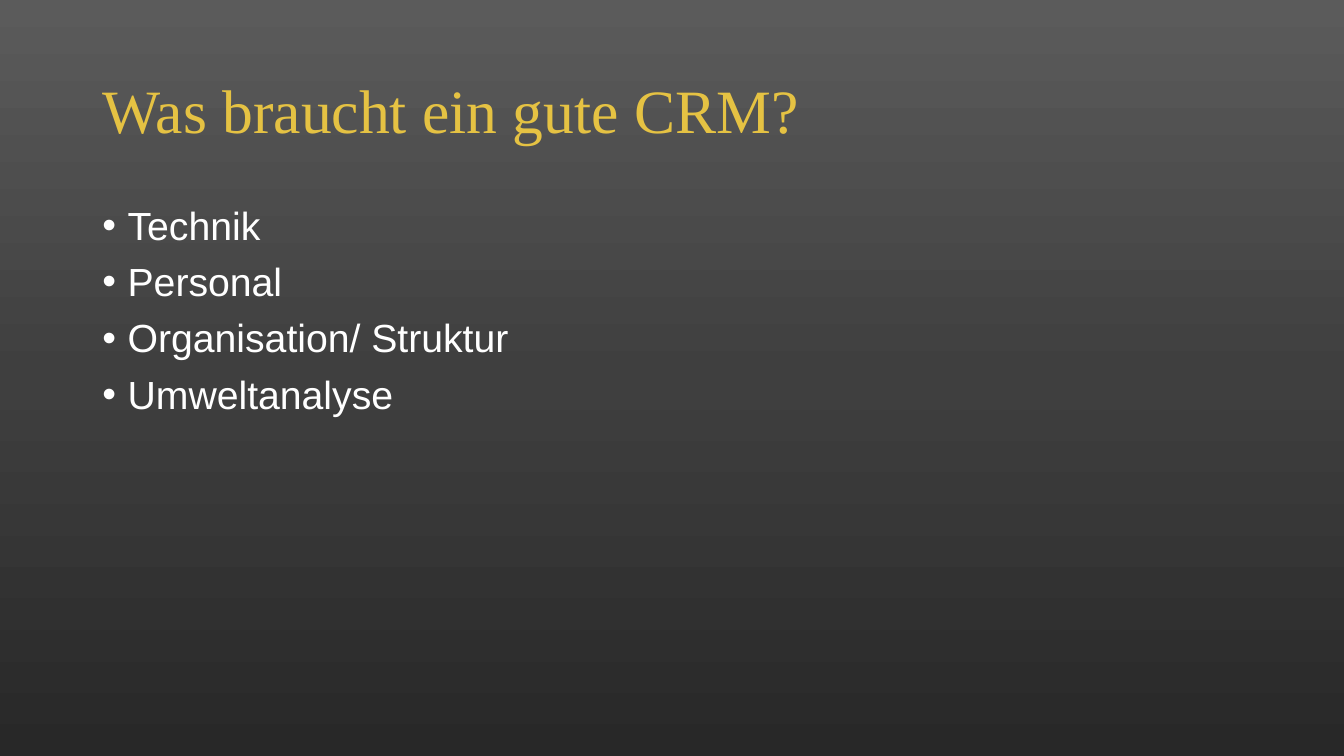
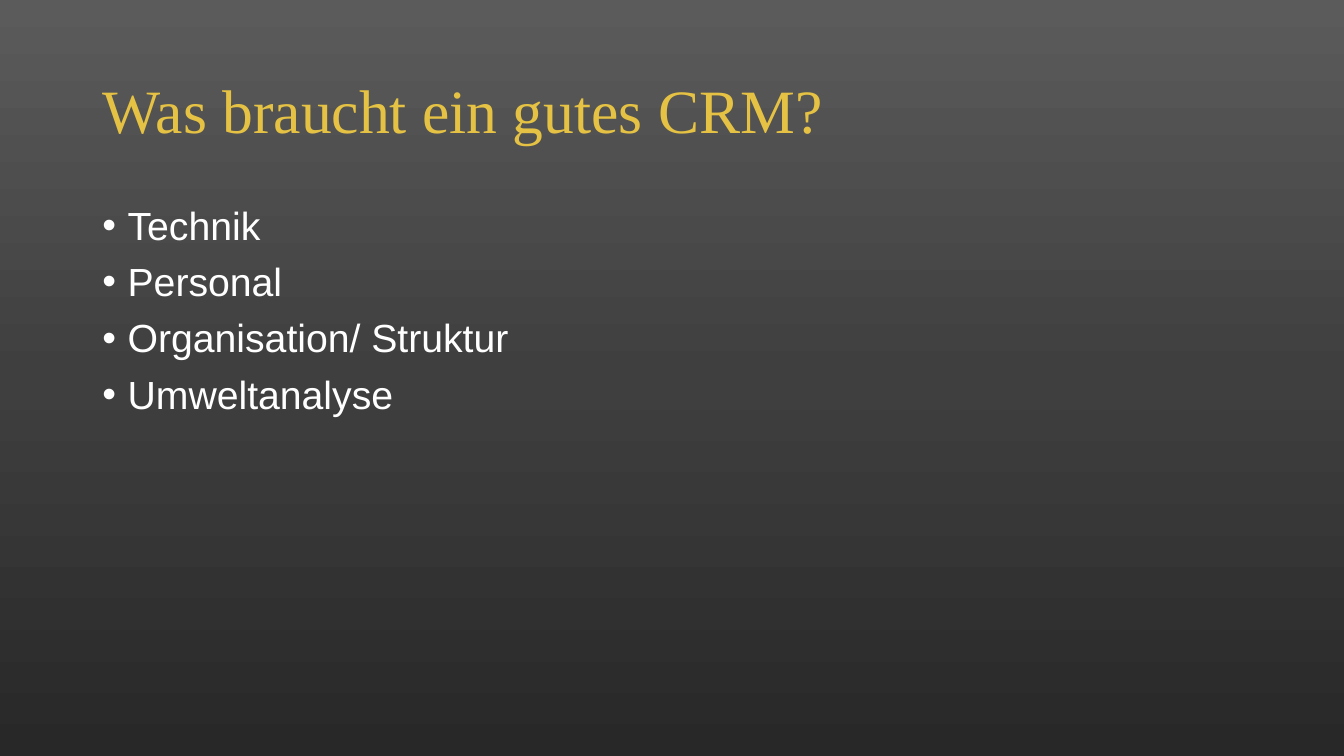
Before and after one commit to alicapr/CRM, a slide deck: slide 10 of CRM.pptx. Drawn at 1344x756 pixels with LibreOffice and Linux fonts; fonts in the diff are those of the drawing. Boxes give left, top, right and bottom in pixels: in the first picture for what was removed or moved away, otherwise in the second. Text is boxed around its words. In the diff, an @@ line names an element or a change of style, - is before the commit and + after.

```diff
--- a/CRM.pptx
+++ b/CRM.pptx
@@ title at <box>102,90,822,144</box>: text changed @@
-Was braucht ein gute CRM?
+Was braucht ein gutes CRM?
```
Also in this commit, not shown: 2 slides added, 1 slide removed.
